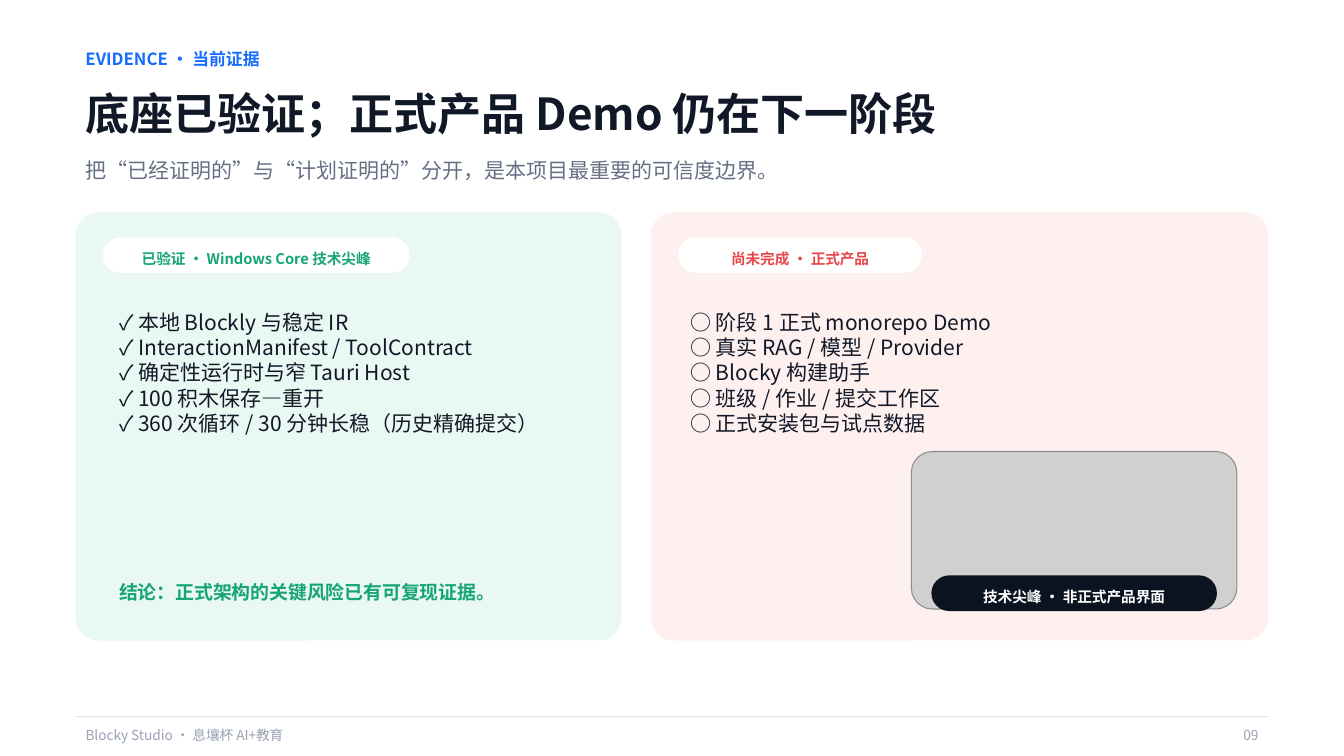
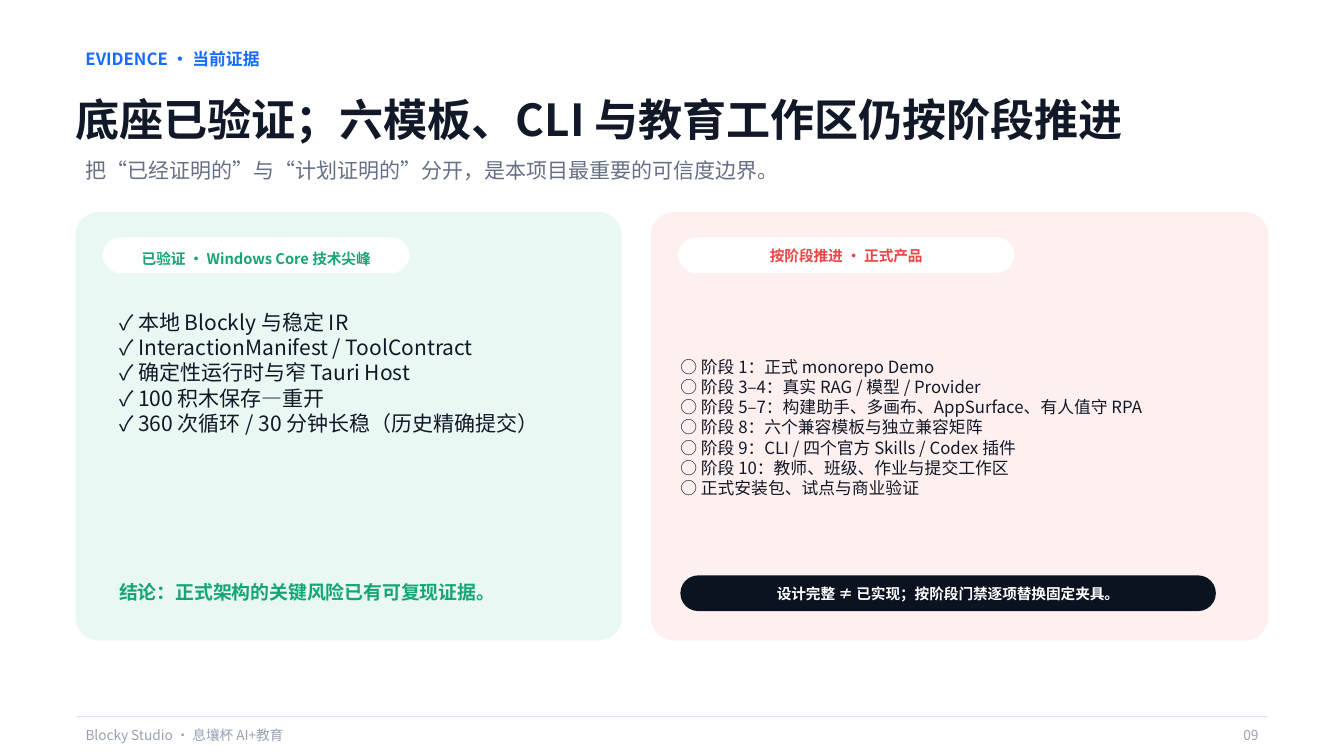
Before and after one commit to q2955161835-debug/Blocky-AI, a slide deck: slide 9 of PPT与商业计划书/Blocky-Studio-息壤杯-AI+教育.pptx. Drawn at 1344x756 pixels with LibreOffice and Linux fonts; fonts in the diff are those of the drawing; grey boxes stand for pictures; background and template pictures are left out. Boxes give left, top, right and bottom in pixels: in the first picture for what was removed or moved away, otherwise in the second. Text is boxed around its words. In the diff, an @@ line names an element or a change of style, - is before the commit and + after.

Commit message:
docs: enrich Blocky contest deck with compatibility templates

```diff
--- a/PPT与商业计划书/Blocky-Studio-息壤杯-AI+教育.pptx
+++ b/PPT与商业计划书/Blocky-Studio-息壤杯-AI+教育.pptx
@@ text at (76, 98, 1123, 144): text changed @@
-底座已验证；正式产品 Demo 仍在下一阶段
+底座已验证；六模板、CLI 与教育工作区仍按阶段推进
@@ rounded rectangle: place and size @@
-rounded rectangle at (679, 237, 923, 272)
+rounded rectangle at (679, 237, 1014, 272)
@@ text at (770, 248, 922, 263): text changed; text colour #E5484D to #EF4444 @@
-尚未完成 · 正式产品
+按阶段推进 · 正式产品
@@ text at (701, 359, 1142, 496): text changed; size 15 to 12 pt @@
-○ 阶段 1 正式 monorepo Demo
-○ 真实 RAG / 模型 / Provider
-○ Blocky 构建助手
-○ 班级 / 作业 / 提交工作区
-○ 正式安装包与试点数据
+○ 阶段 1：正式 monorepo Demo
+○ 阶段 3–4：真实 RAG / 模型 / Provider
+○ 阶段 5–7：构建助手、多画布、AppSurface、有人值守 RPA
+○ 阶段 8：六个兼容模板与独立兼容矩阵
+○ 阶段 9：CLI / 四个官方 Skills / Codex 插件
+○ 阶段 10：教师、班级、作业与提交工作区
+○ 正式安装包、试点与商业验证
@@ picture removed at (911, 452, 1237, 609) @@
@@ rounded rectangle: place and size @@
-rounded rectangle at (932, 576, 1217, 611)
+rounded rectangle at (681, 576, 1216, 611)
@@ vertical alignment top to middle in 4 elements at (701, 359, 1142, 496), (76, 98, 1123, 144), (770, 248, 922, 263), (777, 586, 1119, 602) @@
@@ text at (777, 586, 1119, 602): text changed @@
-技术尖峰 · 非正式产品界面
+设计完整 ≠ 已实现；按阶段门禁逐项替换固定夹具。
```
Also in this commit, not shown: 4 other slides changed, 1 slide added, 1 slide removed, 1 other file.
